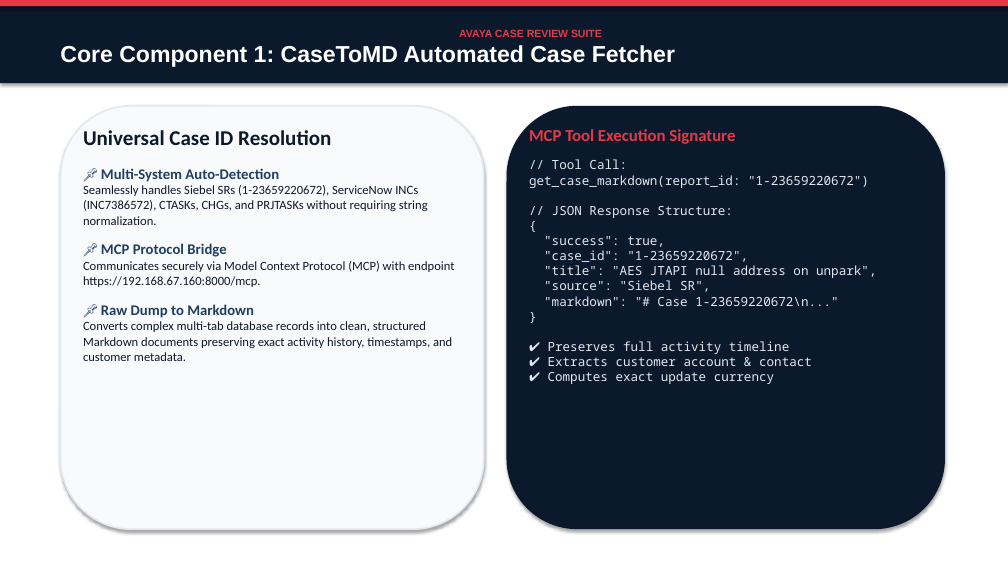
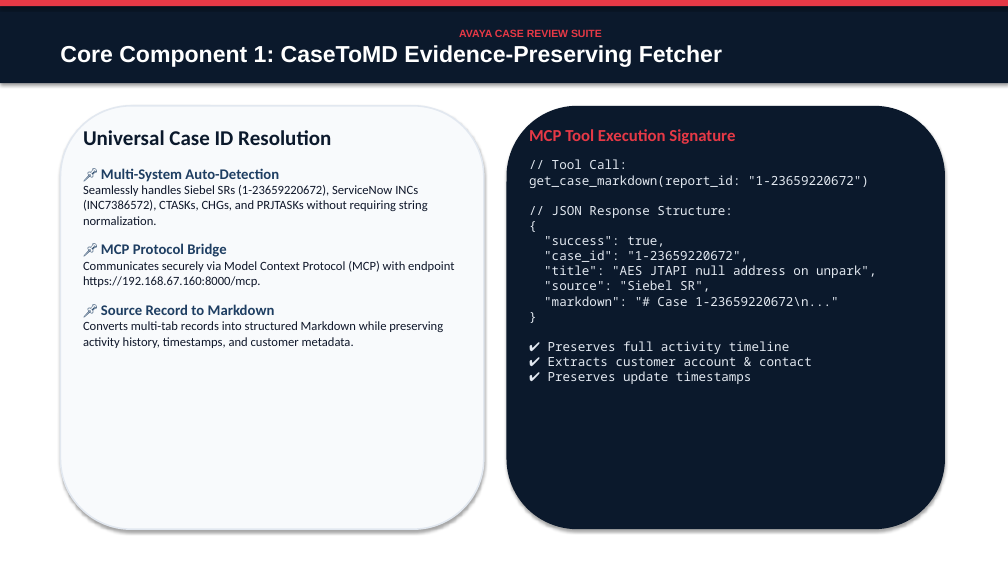
Before and after one commit to avayahmao/avaya-case-review-pack, a slide deck: slide 5 of docs/Avaya_Case_Review_Suite_Presentation.pptx. Drawn at 1008x567 pixels with LibreOffice and Linux fonts; fonts in the diff are those of the drawing. Boxes give left, top, right and bottom in pixels: in the first picture for what was removed or moved away, otherwise in the second. Text is boxed around its words. In the diff, an @@ line names an element or a change of style, - is before the commit and + after.

```diff
--- a/docs/Avaya_Case_Review_Suite_Presentation.pptx
+++ b/docs/Avaya_Case_Review_Suite_Presentation.pptx
@@ text in rectangle at (x1=60, y1=45, x2=722, y2=67): text changed @@
-Core Component 1: CaseToMD Automated Case Fetcher
+Core Component 1: CaseToMD Evidence-Preserving Fetcher
@@ text at (x1=529, y1=159, x2=876, y2=384): text changed @@
-// Tool Call:
-get_case_markdown(report_id: "1-23659220672")
-// JSON Response Structure:
-{
-"success": true,
-"case_id": "1-23659220672",
-"title": "AES JTAPI null address on unpark",
-"source": "Siebel SR",
-"markdown": "# Case 1-23659220672\n..."
-}
-✔ Preserves full activity timeline
-✔ Extracts customer account & contact
-✔ Computes exact update currency
+// Tool Call:
+get_case_markdown(report_id: "1-23659220672")
+// JSON Response Structure:
+{
+"success": true,
+"case_id": "1-23659220672",
+"title": "AES JTAPI null address on unpark",
+"source": "Siebel SR",
+"markdown": "# Case 1-23659220672\n..."
+}
+✔ Preserves full activity timeline
+✔ Extracts customer account & contact
+✔ Preserves update timestamps
@@ text at (x1=83, y1=304, x2=443, y2=348): text changed @@
-📌 Raw Dump to Markdown
-Converts complex multi-tab database records into clean, structured Markdown documents preserving exact activity history, timestamps, and customer metadata.
+📌 Source Record to Markdown
+Converts multi-tab records into structured Markdown while preserving activity history, timestamps, and customer metadata.
```
Also in this commit, not shown: 10 other slides changed, 1 other file.
